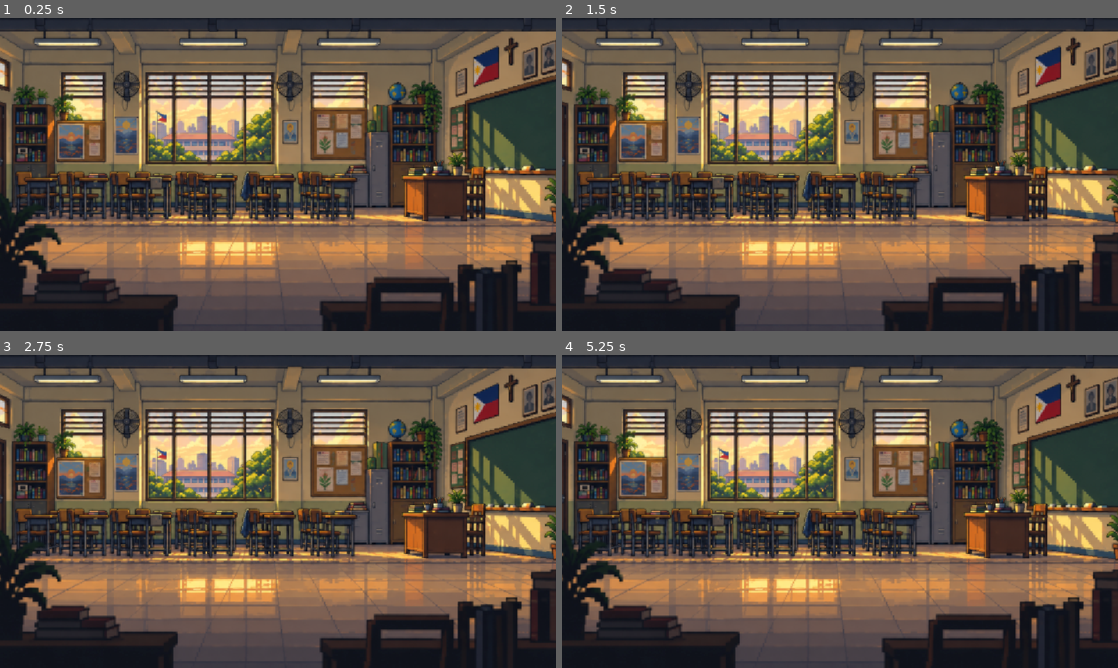
Above: before the commit, frames 1-4 (two rows, left to right).
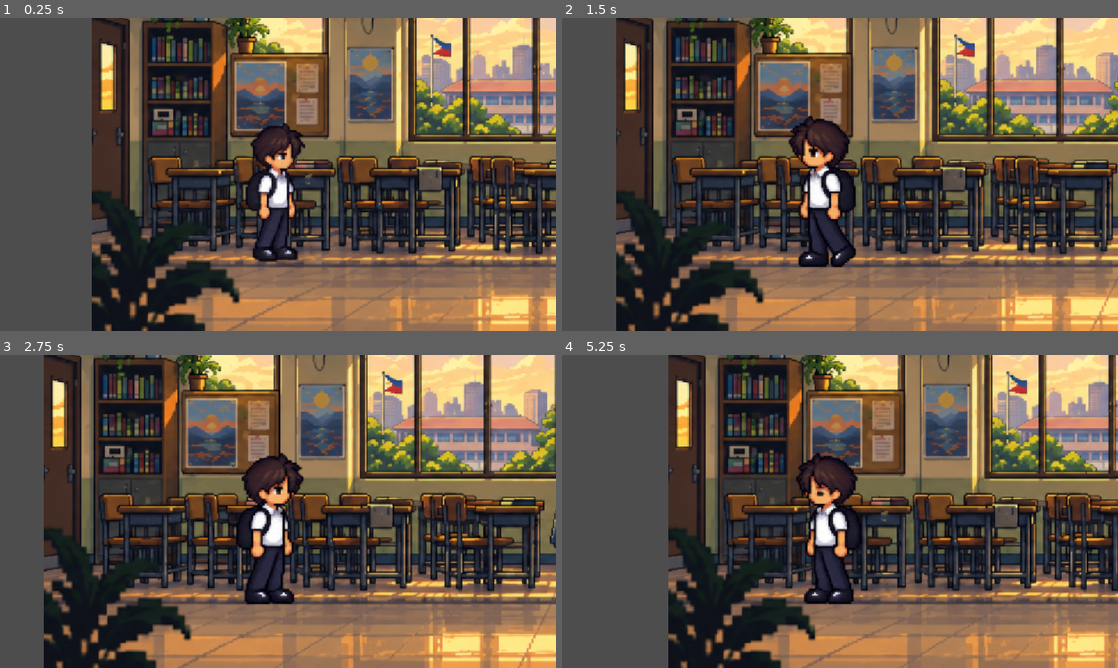
Above: after the commit, the same moments.

Repository: husyt/after-class
Game: Godot game, scene res://Scene/classroom.tscn
Two runs of this game, one before a commit and one after it. Both use one fixed random seed, a clock stepped at 60 frames per second and the inputs below. This scene is started directly instead of the project's main scene.
Inputs:
- Up to frame 1 (0.25 s): no input
- Up to frame 2 (1.5 s): hold D (move_right) 0.53-1.28 s; tap F (interact) at 0.6, 1.35 s; hold A (move_left) from 1.28 s (still down)
- Up to frame 3 (2.75 s): release A (move_left) at 2.03 s; hold D (move_right) from 2.03 s (still down); tap F (interact) at 2.1 s
- Up to frame 4 (5.25 s): tap F (interact) every 0.75 s from 2.85 to 5.1 s; release D (move_right) at 3.53 s; hold A (move_left) from 3.53 s (still down)

The runs differ from the first frame. In frame 1, 88% of the frame differs, in the area x 0-100%, y 0-100%; in frame 2, 87%; in frame 3, 87%; in frame 4, 89%.

Commit message:
Describe what you changed

Diff:
--- a/public/integrated-programming/Scene/classroom.tscn
+++ b/public/integrated-programming/Scene/classroom.tscn
@@ -1,32 +1,12 @@
 [gd_scene format=3 uid="uid://uqje3bjjr0lx"]
 
 [ext_resource type="Texture2D" uid="uid://cklwfr4bmxmfx" path="res://Background/Classroom.png" id="1_ym234"]
-
-[sub_resource type="SpriteFrames" id="SpriteFrames_ym234"]
-animations = [{
-"frames": [],
-"loop": 1,
-"name": &"Idle",
-"speed": 5.0
-}, {
-"frames": [],
-"loop": 1,
-"name": &"Walk",
-"speed": 5.0
-}]
+[ext_resource type="PackedScene" uid="uid://b3aj8er2e66ch" path="res://Scene/character.tscn" id="2_r27vx"]
 
 [node name="Classroom" type="Node3D" unique_id=870387172]
 
 [node name="Sprite3D" type="Sprite3D" parent="." unique_id=1195142580]
 texture = ExtResource("1_ym234")
-
-[node name="CharacterBody3D" type="CharacterBody3D" parent="." unique_id=1685906630]
-
-[node name="AnimatedSprite3D" type="AnimatedSprite3D" parent="CharacterBody3D" unique_id=1452953185]
-sprite_frames = SubResource("SpriteFrames_ym234")
-animation = &"Walk"
-
-[node name="CollisionShape3D" type="CollisionShape3D" parent="CharacterBody3D" unique_id=774132406]
 
 [node name="Camera3D" type="Camera3D" parent="." unique_id=1106506334]
 transform = Transform3D(1, 0, 0, 0, 1, 0, 0, 0, 1, 0, 0, 10)
@@ -35,3 +15,6 @@
 size = 9.0
 
 [node name="CanvasLayer" type="CanvasLayer" parent="." unique_id=1943074013]
+
+[node name="Character" parent="." unique_id=719971783 instance=ExtResource("2_r27vx")]
+transform = Transform3D(1.8353934, 0, 0, 0, 1.8353934, 0, 0, 0, 1.8353934, -5.6911645, -0.17658293, 0.9328785)
Not shown, changed: public/godot_game/index.html
Not shown, changed: public/godot_game/index.pck
